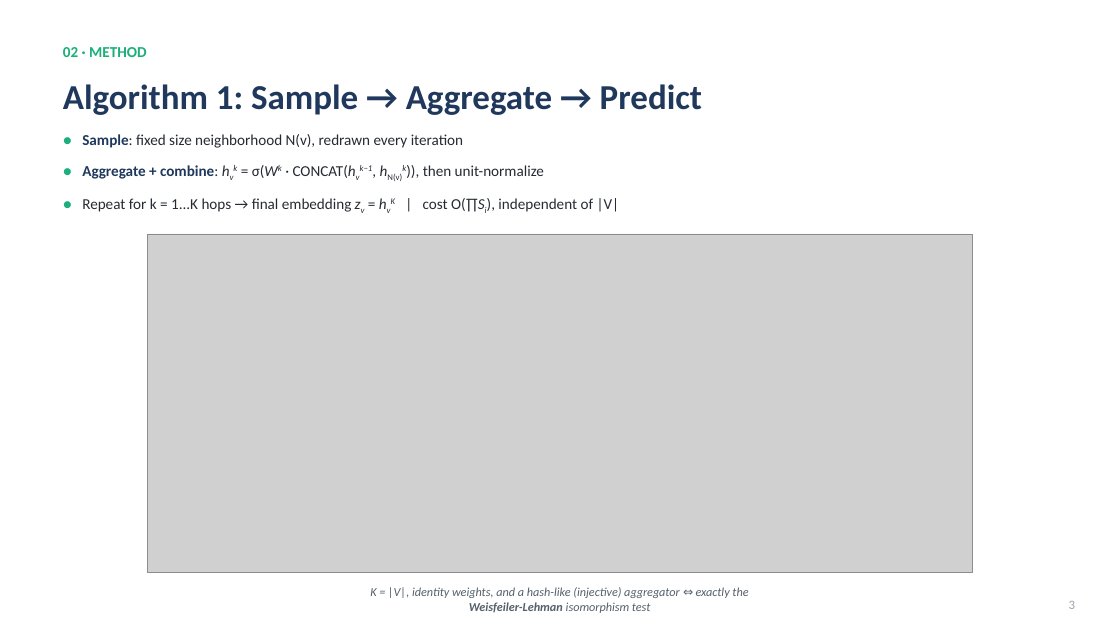
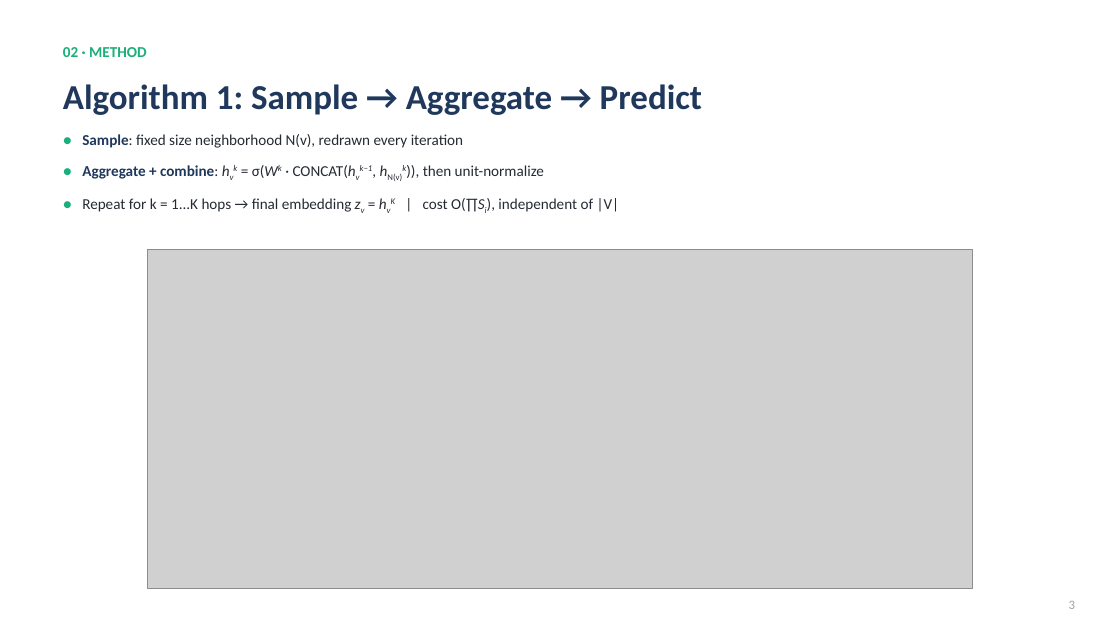
Before and after one commit to fedeceru/GraphSAGE, a slide deck: slide 3 of presentation/GraphSAGE_presentation.pptx. Drawn at 1120x630 pixels with LibreOffice and Linux fonts; fonts in the diff are those of the drawing; grey boxes stand for pictures. Boxes give left, top, right and bottom in pixels: in the first picture for what was removed or moved away, otherwise in the second. Text is boxed around its words. In the diff, an @@ line names an element or a change of style, - is before the commit and + after.

```diff
--- a/presentation/GraphSAGE_presentation.pptx
+++ b/presentation/GraphSAGE_presentation.pptx
@@ picture: place and size @@
-picture at [147, 234, 972, 573]
+picture at [147, 250, 972, 588]
@@ text removed at [370, 587, 748, 613] @@
-K = |V|, identity weights, and a hash-like (injective) aggregator ⇔ exactly the Weisfeiler-Lehman isomorphism test
```
Also in this commit, not shown: 7 other slides changed, 14 other files.
